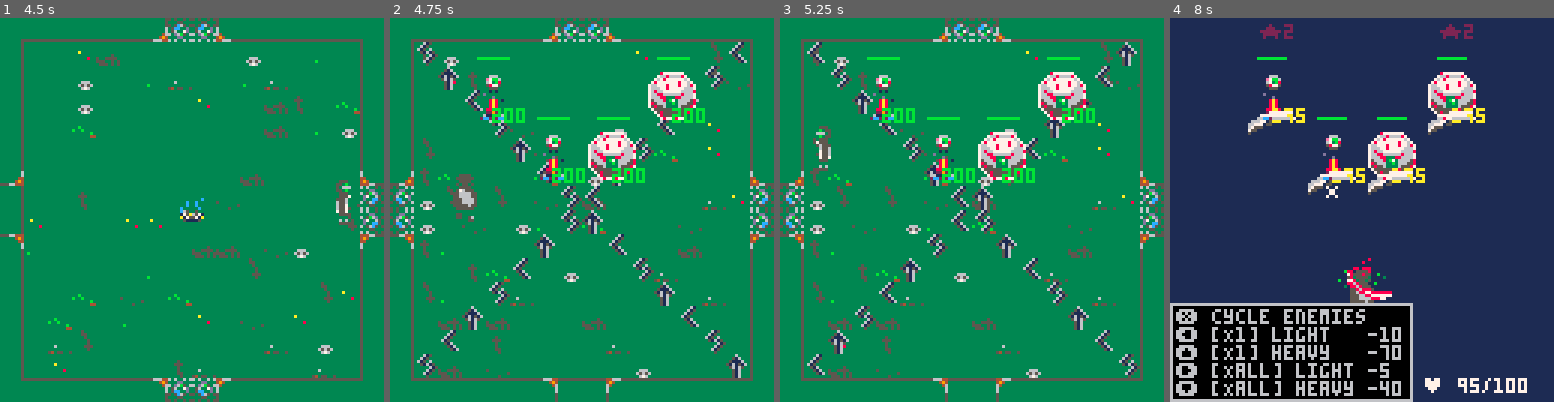
Above: before the commit, frames 1-4 (left to right).
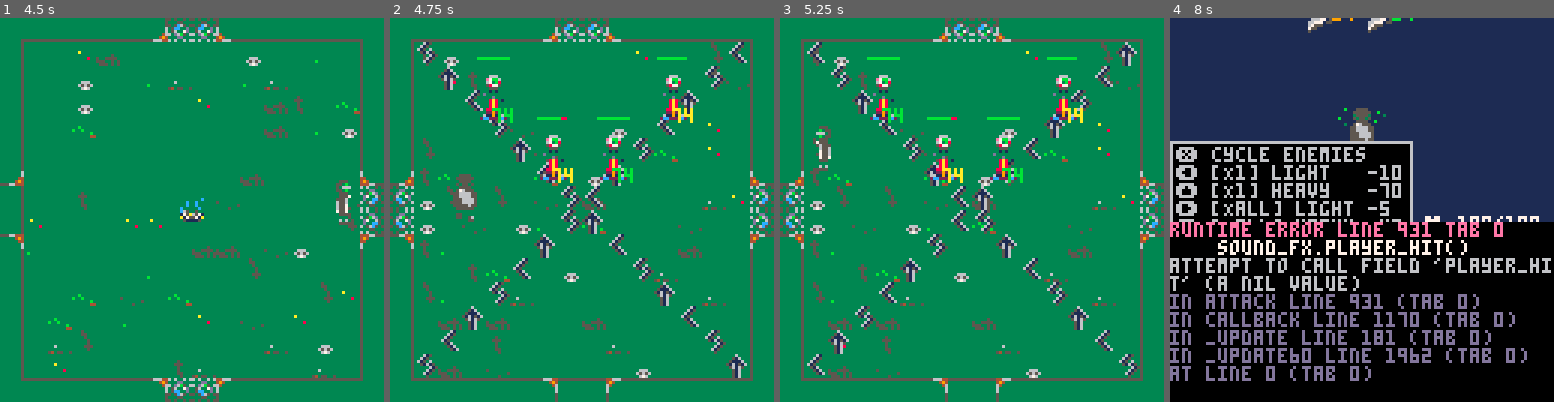
Above: after the commit, the same moments.

Repository: robertvargas-irq/gamedev-pico8-game-source
Game: PICO-8 cartridge apocalypse_couriers.p8
Two runs of this game, one before a commit and one after it. Both use one fixed random seed, a clock stepped at 60 frames per second and the inputs below.
Inputs:
- Up to frame 1 (4.5 s): tap X (X key) at 0.33, 1.07, 1.85, 2.97, 4.08 s; tap O (Z key) at 0.7, 1.7, 2.1, 2.5, 2.9, 3.3, 3.7, 4.1 s; hold Right 1.6-2.1 s; hold Up 2.15-2.42 s; hold Right 2.47-3.03 s; hold Left 3.08-3.58 s; hold Down 3.63-3.97 s; hold Right from 4.02 s (still down)
- Up to frame 2 (4.75 s): tap O (Z key) at 4.5 s; release Right at 4.68 s; hold Up from 4.73 s (still down)
- Up to frame 3 (5.25 s): tap O (Z key) at 4.9 s; release Up at 5.03 s; hold Left from 5.08 s (still down); tap X (X key) at 5.2 s
- Up to frame 4 (8 s): tap O (Z key) every 0.4 s from 5.3 to 7.7 s; release Left at 5.68 s; hold Down 5.73-6.03 s; hold Right 6.08-6.58 s; tap X (X key) at 6.32, 7.43 s; hold Right 6.63-7.13 s; hold Up 7.18-7.45 s; hold Right from 7.5 s (still down)

Frame 1 is identical in both runs. In frame 2, 3.0% of the frame differs, in the area x 26-83%, y 10-43%; in frame 3, 3.0%; in frame 4, 56%, in the area x 0-100%, y 0-100%.
Error after the commit: runtime error line 931 tab 0; sound_fx.player_hit(); attempt to call field 'player_hit' (a nil value)

Commit message:
Enemies now created from a factory

Diff:
--- a/apocalypse_couriers.p8
+++ b/apocalypse_couriers.p8
@@ -14,6 +14,7 @@
 #include player/player.lua
 #include player/player_manager.lua
 #include enemy/enemy.lua
+#include enemy/enemy_factory.lua
 #include util/battle_system/floor_enemies.lua
 #include util/battle_system/battle_manager.lua
 #include util/battle_system/battle.lua
--- a/enemy/enemy.lua
+++ b/enemy/enemy.lua
@@ -14,7 +14,9 @@
 enemy.__index=enemy
 
 -- constructor
-function enemy:new(o)
+function enemy:new(x,y,o)
+    o.x = x
+    o.y = y
     self.damage={
         light=1,
         medium=2,
@@ -69,7 +71,7 @@
     pl:take_damage(attack)
     fx:new(visual_pl.x-2,visual_pl.y-6,2,2,{236},1,30):animate()
     fx:new(self.x-4,self.y,1,1,{223},1,30):animate()
-    sound_fx.hit()
+    sound_fx.player_hit()
 end
 
 
--- /dev/null
+++ b/enemy/enemy_factory.lua
@@ -0,0 +1,13 @@
+enemy_factory={
+    minimum_health=50
+}
+
+function enemy_factory.generate(x,y)
+    return enemy:new(x,y,{
+        w=2,
+        h=2,
+        sprite=flr(rnd(2))*2+160,
+        damage_bonus=flr(rnd(globals.difficulty/10)),
+        max_health=enemy_factory.minimum_health + flr(rnd() * globals.difficulty * 1.5)
+    })
+end
--- a/floor.lua
+++ b/floor.lua
@@ -85,3 +85,12 @@
 function floor:set_active_room(x,y)
     self.active_room={x,y}
 end
+
+function floor:shift_active_room(dx,dy)
+    local nx = self.active_room[1] + dx
+    local ny = self.active_room[2] + dy
+    floor:set_active_room(nx,ny)
+    if self:is_tail(nx,ny) then
+        sound_fx.merchant_reached()
+    end
+end
--- a/room.lua
+++ b/room.lua
@@ -41,14 +41,7 @@
 
         -- add the first enemy if not even
         if self.enemy_count % 2 ~= 0 then
-            add(self.enemies, enemy:new({
-                x=start_x,
-                y=start_y,
-                w=2,
-                h=2,
-                sprite=flr(rnd(2))*2+160,
-                damage_bonus=flr(rnd(globals.difficulty/10))
-            }))
+            add(self.enemies, enemy_factory.generate())
         end
 
         -- then add the rest
@@ -68,14 +61,7 @@
                     x = start_x + i * 10 * neg
                     y = start_y + i * -10
                     neg = -neg
-                    add(self.enemies, enemy:new({
-                        x=x,
-                        y=y,
-                        w=2,
-                        h=2,
-                        sprite=flr(rnd(2))*2+160,
-                        damage_bonus=flr(rnd(globals.difficulty/10))
-                    }))
+                    add(self.enemies, enemy_factory.generate(x,y))
                 end
             end--inner for
         end--parent for
Not shown, changed: the sound effects (__sfx__) section of apocalypse_couriers.p8
